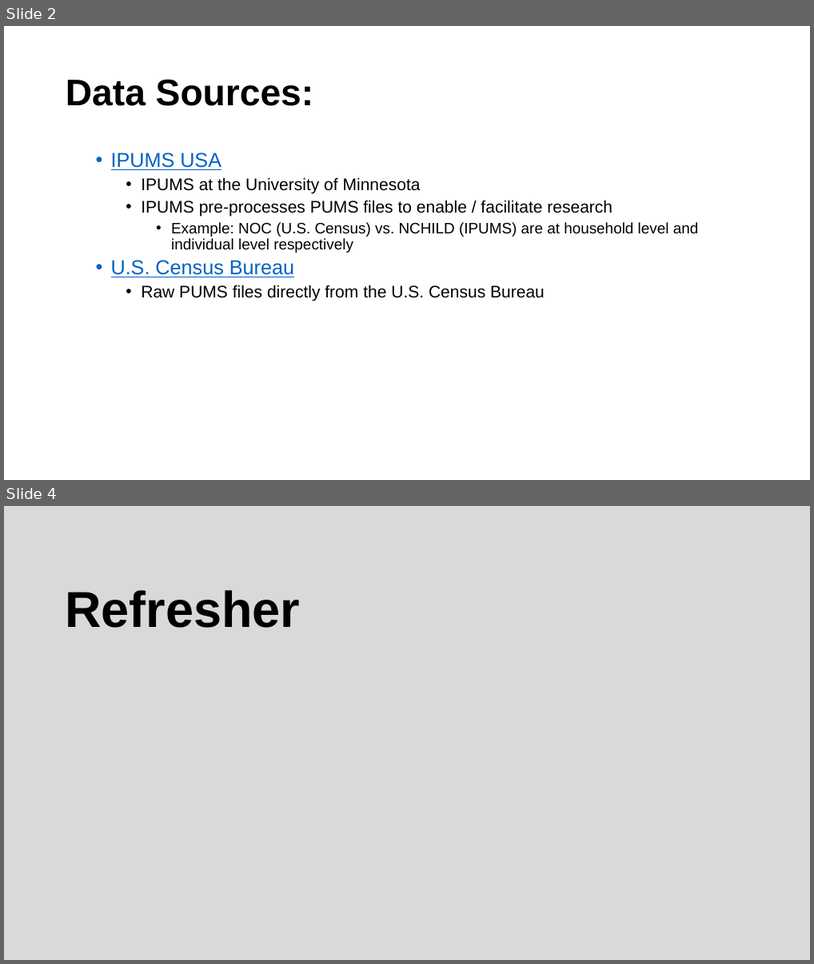
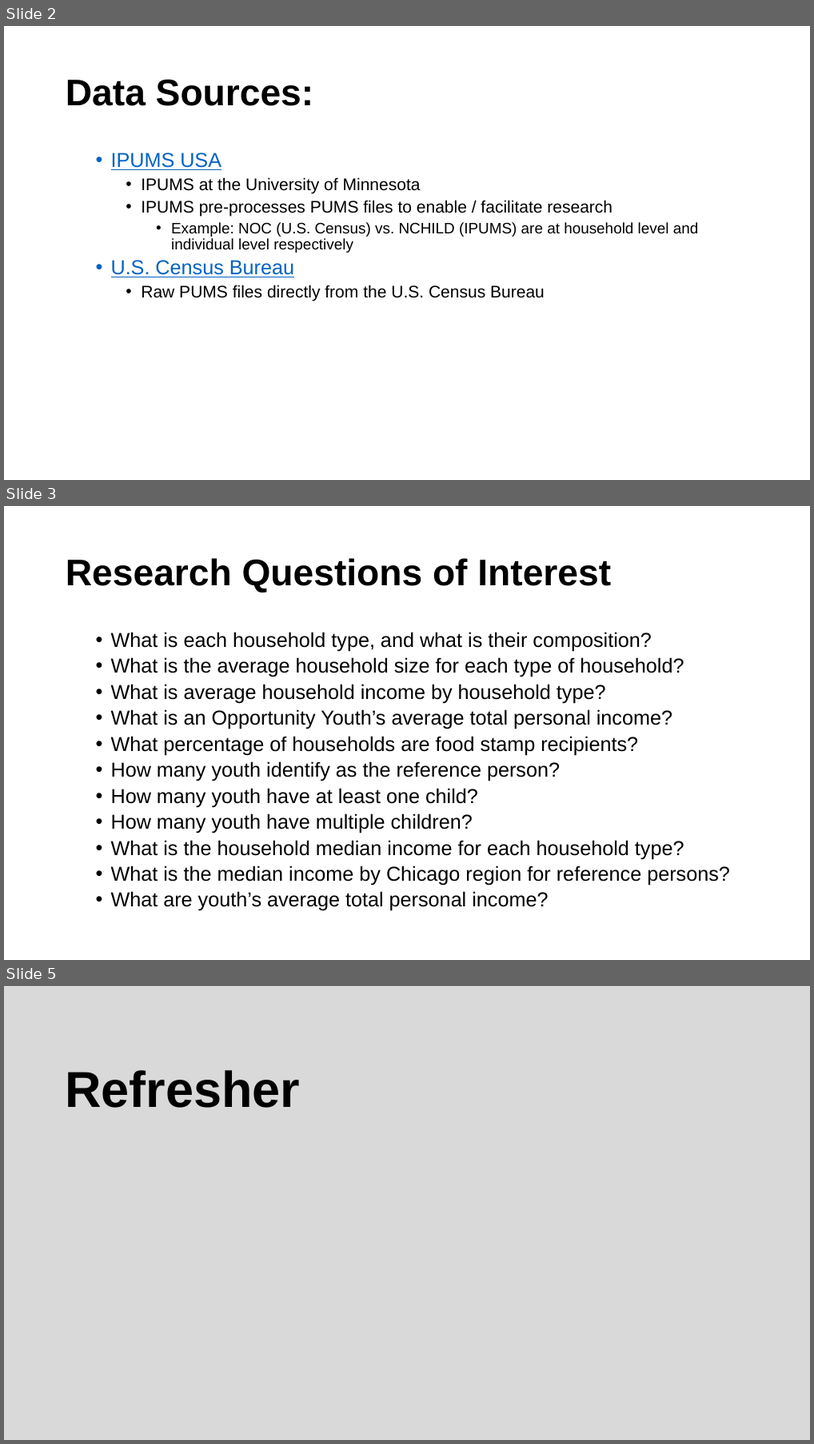
Before and after one commit to ucdiegorubi/oy_census_analysis, a slide deck: create_powerpoint/household_structure_estimates.pptx. Shown one above the other, each under a label of ours: slides 2 and 4 before the commit, slides 2, 3 and 5 after it; the slides between them are not shown. The pictures are 814x964 and 814x1444 pixels, drawn with LibreOffice and Linux fonts; fonts in the diff are those of the drawing; background and template pictures are left out. Boxes give left, top, right and bottom in pixels: in the first picture for what was removed or moved away, otherwise in the second. Text is boxed around its words. In the diff, an @@ line names an element or a change of style, - is before the commit and + after.

```diff
--- a/create_powerpoint/household_structure_estimates.pptx
+++ b/create_powerpoint/household_structure_estimates.pptx
@@ slide 3 added at (x1=4, y1=506, x2=810, y2=960), background #FFFFFF @@
@@ title added at (x1=66, y1=558, x2=611, y2=592), 44 pt, text #000000, bold @@
+Research Questions of Interest
@@ text added at (x1=111, y1=632, x2=730, y2=911), 24 pt, text #000000 @@
+  • What is each household type, and what is their composition?
+  • What is the average household size for each type of household?
+  • What is average household income by household type?
+  • What is an Opportunity Youth’s average total personal income?
+  • What percentage of households are food stamp recipients?
+  • How many youth identify as the reference person?
+  • How many youth have at least one child?
+  • How many youth have multiple children?
+  • What is the household median income for each household type?
+  • What is the median income by Chicago region for reference persons?
+  • What are youth’s average total personal income?
@@ what was slide 4 is now slide 5 @@
```
Also in this commit, not shown: 4 slides changed, 4 other slides added, 3 slides removed, 8 other files.
